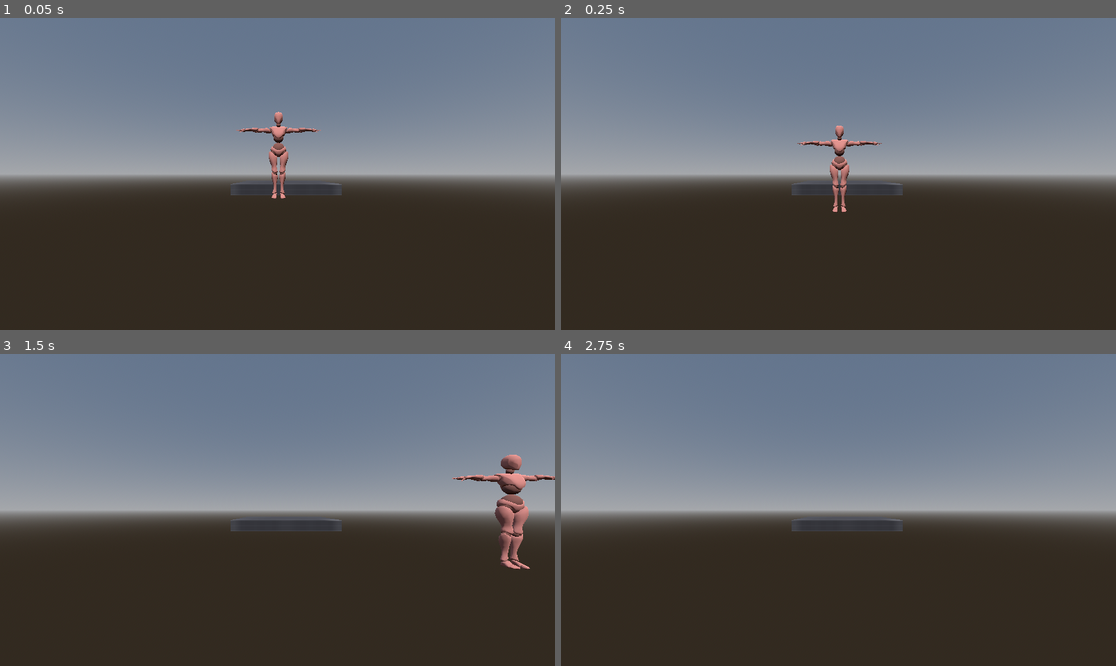
Above: before the commit, frames 1-4 (two rows, left to right).
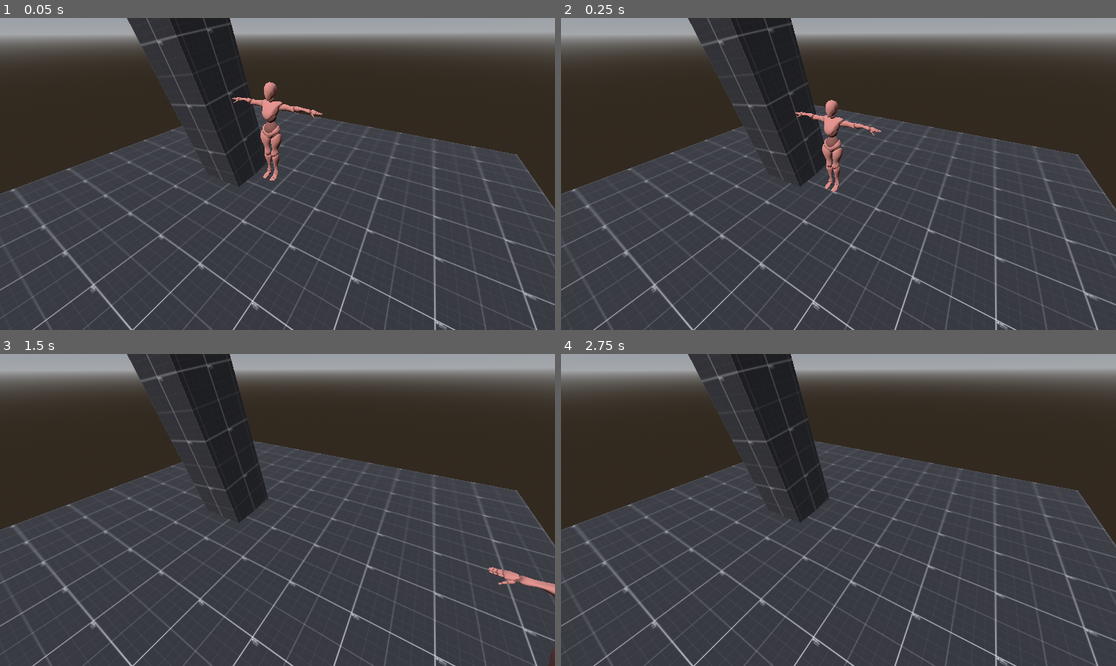
Above: after the commit, the same moments.

Repository: SentientDragon5/Godot-Ragdoll-Test
Game: Godot game, scene res://scenes/main.tscn
Same seed, same stepped clock (60 frames per second), same inputs: the game is played once before the commit and once after it.
Inputs:
- Up to frame 1 (0.05 s): no input
- Up to frame 2 (0.25 s): no input
- Up to frame 3 (1.5 s): tap Enter (ui_accept) at 0.5, 0.77 s; hold Right (ui_right) 0.53-1.28 s; hold Down (ui_down) from 1.28 s (still down)
- Up to frame 4 (2.75 s): tap Enter (ui_accept) at 1.52, 2 s; release Down (ui_down) at 2.03 s; hold Right (ui_right) from 2.03 s (still down)

The runs differ from the first frame. In frame 1, 97% of the frame differs, in the area x 0-100%, y 0-100%; in frame 2, 97%; in frame 3, 96%; in frame 4, 97%.

Commit message:
grid on blocks

Diff:
--- /dev/null
+++ b/scenes/grid_mat.tres
@@ -0,0 +1,7 @@
+[gd_resource type="StandardMaterial3D" format=3 uid="uid://d1qrc1vgaclhi"]
+
+[ext_resource type="Texture2D" uid="uid://jfd84a23k2an" path="res://assets/grid_black_1024x1024.png" id="1_6nwtb"]
+
+[resource]
+albedo_texture = ExtResource("1_6nwtb")
+uv1_triplanar = true
--- a/scenes/main.tscn
+++ b/scenes/main.tscn
@@ -1,7 +1,7 @@
 [gd_scene format=3 uid="uid://bmf5fgc0dju2w"]
 
-[ext_resource type="Texture2D" uid="uid://jfd84a23k2an" path="res://assets/grid_black_1024x1024.png" id="1_o5qli"]
 [ext_resource type="PackedScene" uid="uid://dqkg8yhq3f86w" path="res://scenes/character.tscn" id="2_0wfyh"]
+[ext_resource type="Material" uid="uid://d1qrc1vgaclhi" path="res://scenes/grid_mat.tres" id="2_sugp2"]
 
 [sub_resource type="ProceduralSkyMaterial" id="ProceduralSkyMaterial_0wfyh"]
 
@@ -12,13 +12,18 @@
 background_mode = 2
 sky = SubResource("Sky_sugp2")
 
-[sub_resource type="StandardMaterial3D" id="StandardMaterial3D_0wfyh"]
-albedo_texture = ExtResource("1_o5qli")
-
 [sub_resource type="BoxShape3D" id="BoxShape3D_0wfyh"]
 size = Vector3(10, 1, 10)
 
+[sub_resource type="BoxMesh" id="BoxMesh_sugp2"]
+material = ExtResource("2_sugp2")
+size = Vector3(10, 1, 10)
+
 [sub_resource type="BoxShape3D" id="BoxShape3D_sugp2"]
+size = Vector3(1, 4.372925, 1.1835938)
+
+[sub_resource type="BoxMesh" id="BoxMesh_jyhfs"]
+material = ExtResource("2_sugp2")
 size = Vector3(1, 4.372925, 1.1835938)
 
 [node name="Main" type="Node3D" unique_id=1044635805]
@@ -29,18 +34,8 @@
 [node name="DirectionalLight3D" type="DirectionalLight3D" parent="." unique_id=373373148]
 transform = Transform3D(1, 0, 0, 0, 0.6490233, 0.76076853, 0, -0.76076853, 0.6490233, 0, 2.8418324, 0)
 
-[node name="CanvasLayer" type="CanvasLayer" parent="." unique_id=764704283]
-
-[node name="CSGCombiner3D" type="CSGCombiner3D" parent="." unique_id=295347882]
-transform = Transform3D(1, 0, 0, 0, 1, 0, 0, 0, 1, 0.773932, 0, -19.03419)
-use_collision = true
-
-[node name="CSGBox3D" type="CSGBox3D" parent="CSGCombiner3D" unique_id=337196358]
-size = Vector3(10, 1, 10)
-material = SubResource("StandardMaterial3D_0wfyh")
-
 [node name="Camera3D" type="Camera3D" parent="." unique_id=1100995498]
-transform = Transform3D(1, 0, 0, 0, 1, 0, 0, 0, 1, -0.02130127, 1.4187026, 4.2793384)
+transform = Transform3D(0.8476977, -0.2990003, 0.43818653, -0.0042975945, 0.8221217, 0.56929564, -0.5304622, -0.48447376, 0.69562566, 1.9362037, 3.3534737, 2.863975)
 
 [node name="Character" parent="." unique_id=131758877 instance=ExtResource("2_0wfyh")]
 transform = Transform3D(1, 0, 0, 0, 1, 0, 0, 0, 1, 0, 0.91816545, 0)
@@ -50,6 +45,12 @@
 [node name="CollisionShape3D" type="CollisionShape3D" parent="StaticBody3D" unique_id=554581432]
 shape = SubResource("BoxShape3D_0wfyh")
 
+[node name="MeshInstance3D" type="MeshInstance3D" parent="StaticBody3D/CollisionShape3D" unique_id=1735508664]
+mesh = SubResource("BoxMesh_sugp2")
+
 [node name="CollisionShape3D2" type="CollisionShape3D" parent="StaticBody3D" unique_id=1272910142]
 transform = Transform3D(0.9918281, -0.12588523, 0.02073643, 0.12756352, 0.9812443, -0.14452349, -0.0021541053, 0.14598767, 0.98928404, -1.474287, 2.367573, -0.036596537)
 shape = SubResource("BoxShape3D_sugp2")
+
+[node name="MeshInstance3D" type="MeshInstance3D" parent="StaticBody3D/CollisionShape3D2" unique_id=132639639]
+mesh = SubResource("BoxMesh_jyhfs")
